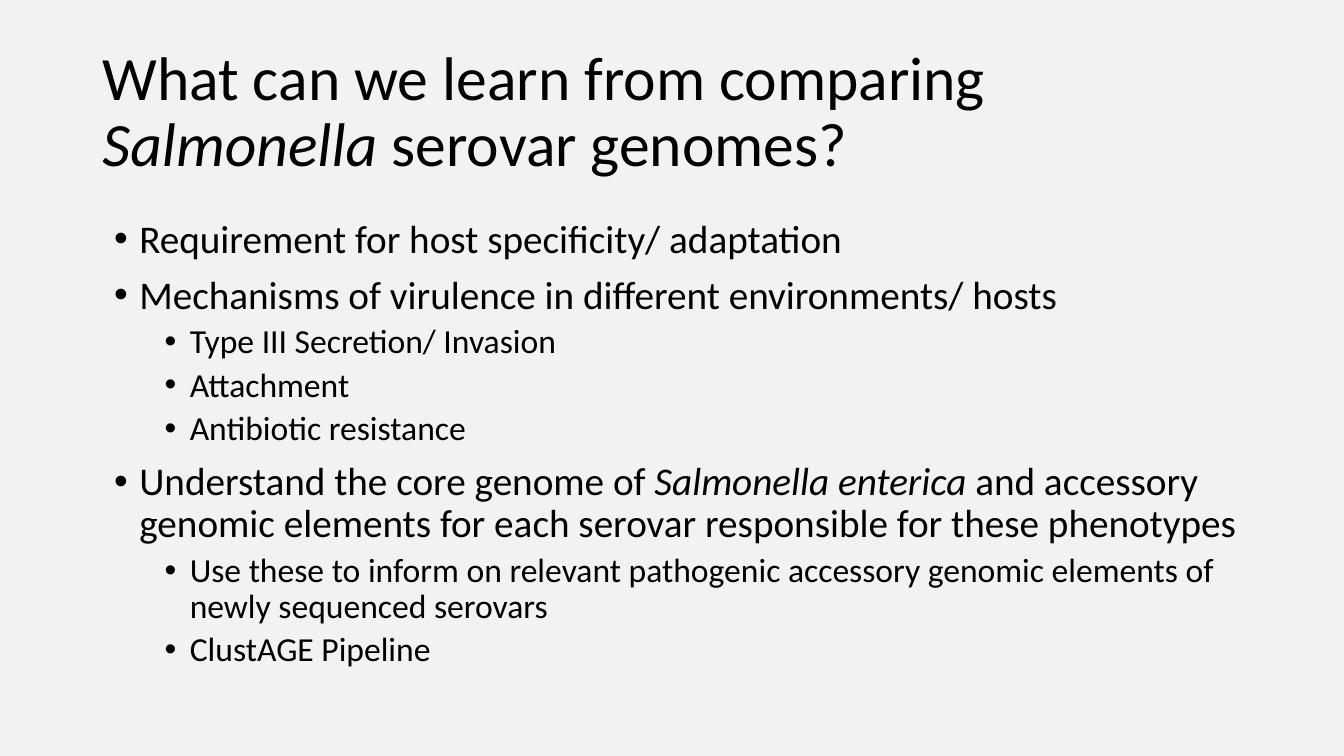
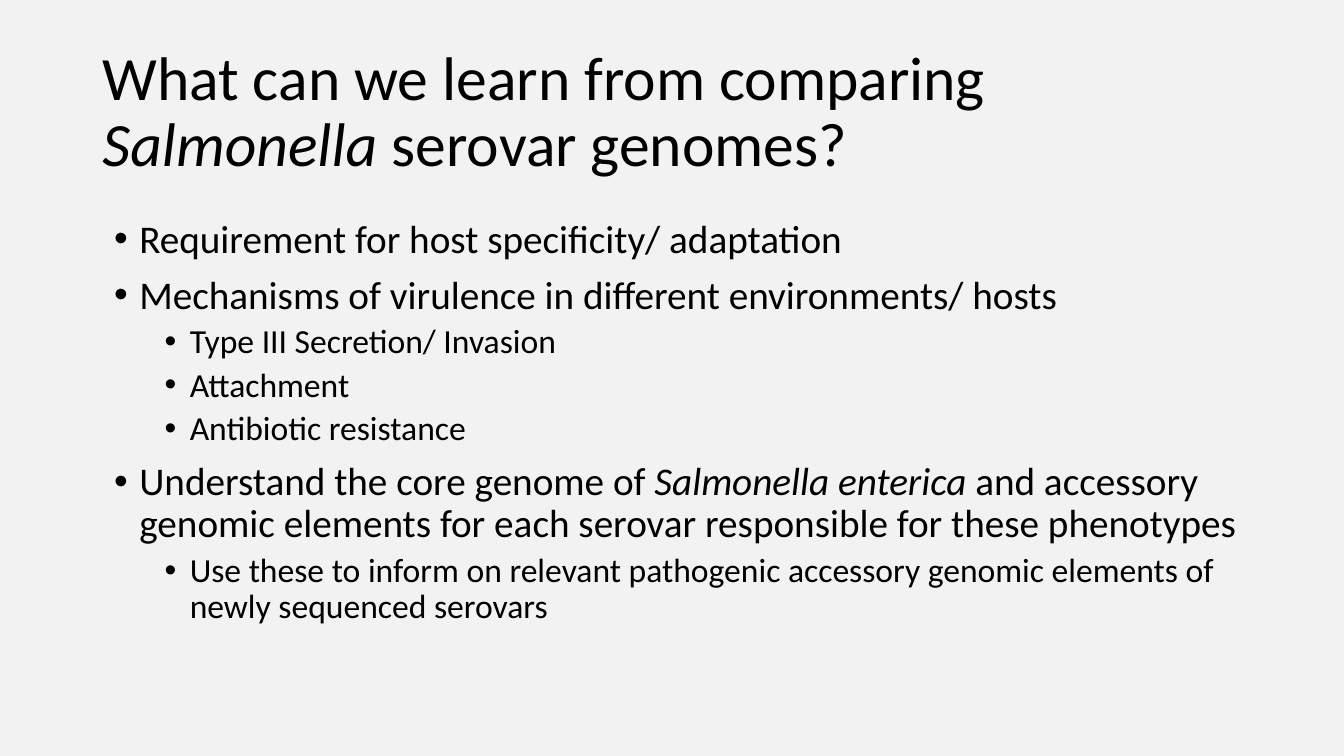
Before and after one commit to Yale-EEB723/finalproject, a slide deck: slide 5 of 190425_Verdegaal_EEB723_project.pptx. Drawn at 1344x756 pixels with LibreOffice and Linux fonts; fonts in the diff are those of the drawing. Boxes give left, top, right and bottom in pixels: in the first picture for what was removed or moved away, otherwise in the second. Text is boxed around its words. In the diff, an @@ line names an element or a change of style, - is before the commit and + after.

```diff
--- a/190425_Verdegaal_EEB723_project.pptx
+++ b/190425_Verdegaal_EEB723_project.pptx
@@ text at box(190, 637, 430, 667): paragraph removed @@
-  • ClustAGE Pipeline
```
Also in this commit, not shown: 7 other slides changed, 1 slide added.
